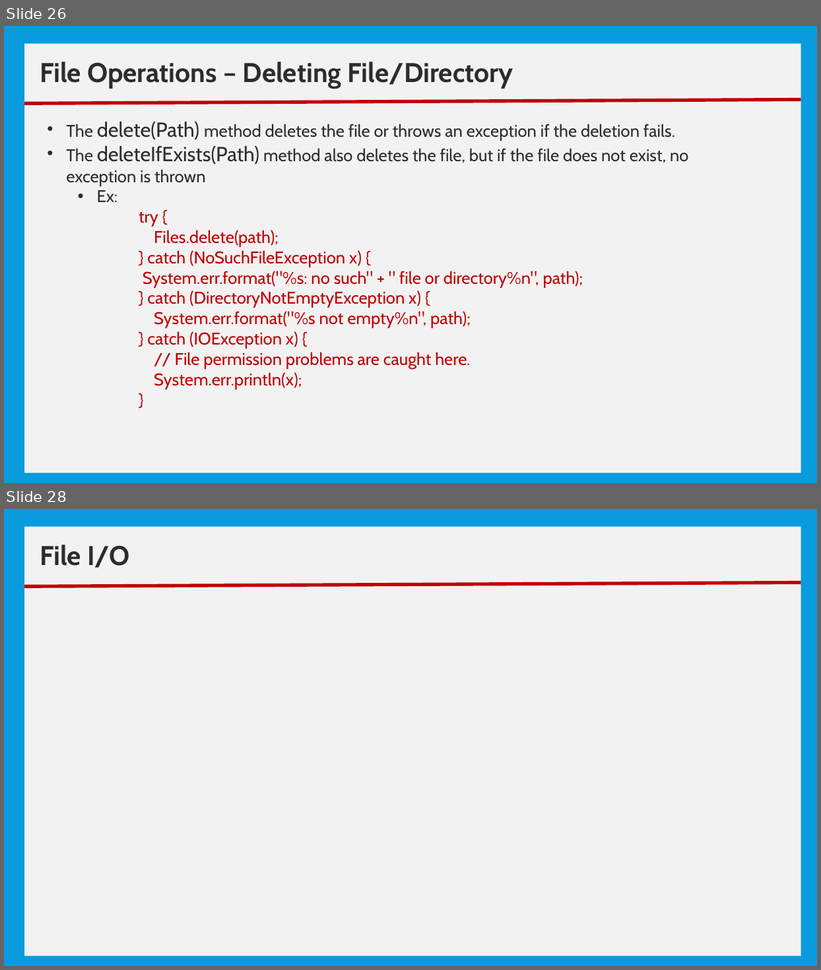
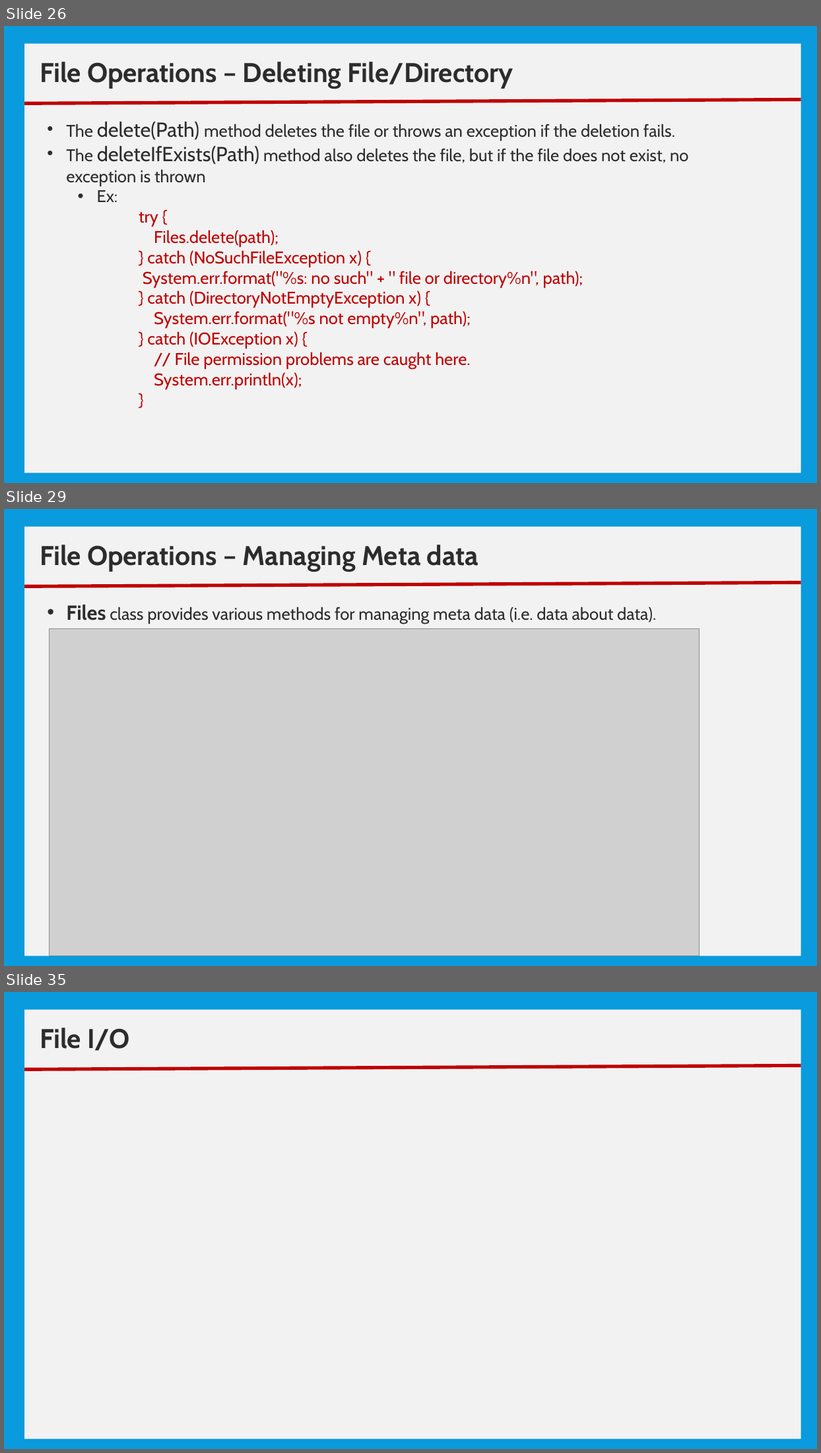
Before and after one commit to nmsgit1234/TechnicalDocs, a slide deck: training/core_java/10_Basic IO.pptx. Shown one above the other, each under a label of ours: slides 26 and 28 before the commit, slides 26, 29 and 35 after it; the slides between them are not shown. The pictures are 821x970 and 821x1453 pixels, drawn with LibreOffice and Linux fonts; fonts in the diff are those of the drawing; grey boxes stand for pictures. Boxes give left, top, right and bottom in pixels: in the first picture for what was removed or moved away, otherwise in the second. Text is boxed around its words. In the diff, an @@ line names an element or a change of style, - is before the commit and + after.

```diff
--- a/training/core_java/10_Basic IO.pptx
+++ b/training/core_java/10_Basic IO.pptx
@@ slide 29 added at <box>4,509,817,966</box>, background #099BDD @@
@@ rectangle added at <box>24,527,801,956</box>, fill #F2F2F2 @@
@@ text added at <box>40,545,479,571</box>, 32 pt, text #2C2C2C, bold @@
+File Operations – Managing Meta data
@@ line added from (24, 586) to (801, 583), #C00000 4 pt @@
@@ text added at <box>66,605,656,624</box>, 20 pt, text #2C2C2C @@
+• Files class provides various methods for managing meta data (i.e. data about data).
@@ picture added at <box>49,628,700,956</box> @@
@@ what was slide 28 is now slide 35 @@
```
Also in this commit, not shown: 1 slide changed, 6 other slides added, 4 other files.
